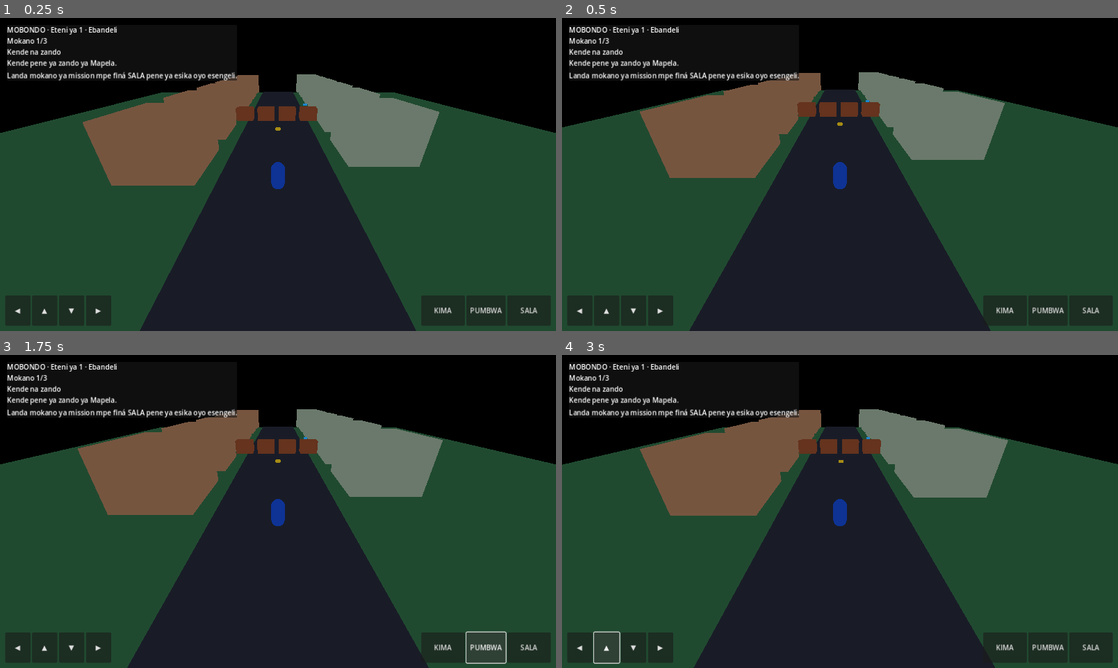
Above: before the commit, frames 1-4 (two rows, left to right).
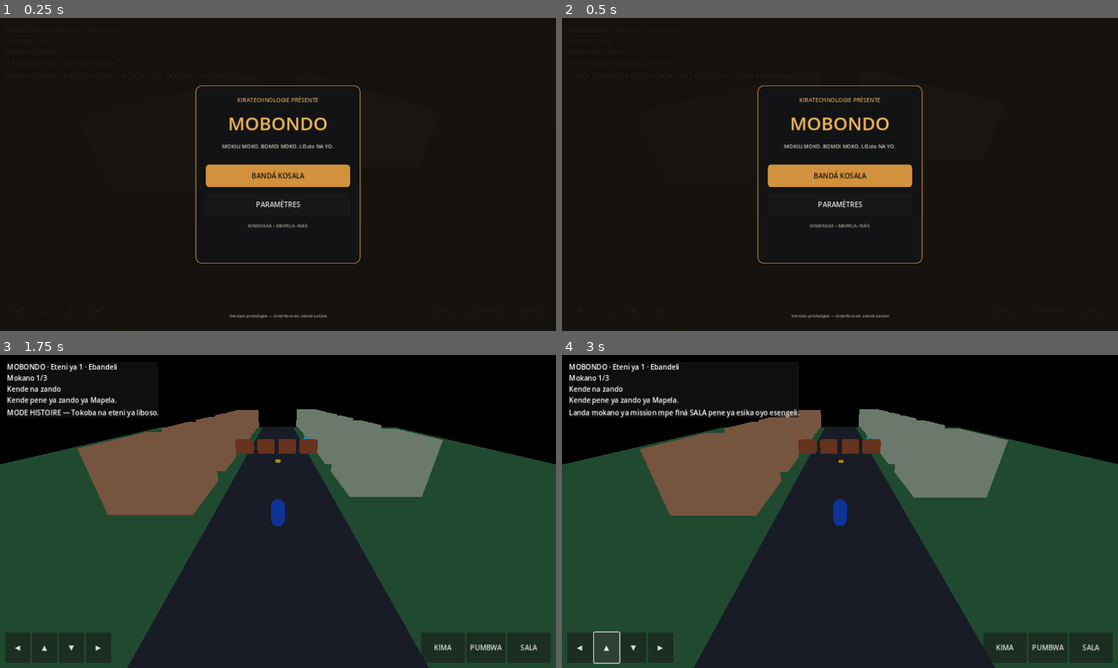
Above: after the commit, the same moments.

Repository: benimandala210-sudo/MOBONDO
Game: Godot game, scene res://scenes/main.tscn
Same seed, same stepped clock (60 frames per second), same inputs: the game is played once before the commit and once after it.
Inputs (mouse positions are in pixels of both pictures, inside the frame that each line leads up to):
- Up to frame 1 (0.25 s): no input
- Up to frame 2 (0.5 s): no input
- Up to frame 3 (1.75 s): click (278, 511) at 0.5 s, where only the run after the commit has a clickable "BANDÁ KOSALA"; click "PUMBWA" (after the commit: "MODE HISTOIRE") at 1.25 s
- Up to frame 4 (3 s): click "◀" at 2 s; click "▲" at 2.75 s

The runs differ from the first frame. In frame 1, 56% of the frame differs, in the area x 0-100%, y 2-100%; in frame 2, 56%; in frame 3, 0.7%; in frame 4, nothing differs.

Commit message:
feat: add MOBONDO main menu and mode selection

Diff:
--- a/scripts/main.gd
+++ b/scripts/main.gd
@@ -23,11 +23,19 @@
 var parcel_position := Vector3(-8, 0.5, -30)
 var market_position := Vector3(0, 0, -15)
 var parcel: MeshInstance3D
+var menu_layer: CanvasLayer
+var menu_root: Control
+var main_menu_panel: PanelContainer
+var mode_panel: PanelContainer
+var settings_panel: PanelContainer
+var menu_message: Label
+var selected_mode := "histoire"
 
 func _ready() -> void:
     _setup_world()
     _setup_player()
     _setup_ui()
+    _setup_main_menu()
     mission_manager = MISSION_MANAGER_SCRIPT.new()
     mission_manager.mission_updated.connect(_on_mission_updated)
     mission_manager.mission_completed.connect(_on_mission_completed)
@@ -167,6 +175,211 @@
     controls.add_child(action_button)
 
     _setup_dialogue_ui(layer)
+
+func _setup_main_menu() -> void:
+    menu_layer = CanvasLayer.new()
+    menu_layer.layer = 20
+    add_child(menu_layer)
+
+    menu_root = Control.new()
+    menu_root.set_anchors_and_offsets_preset(Control.PRESET_FULL_RECT)
+    menu_layer.add_child(menu_root)
+
+    var backdrop := ColorRect.new()
+    backdrop.set_anchors_and_offsets_preset(Control.PRESET_FULL_RECT)
+    backdrop.color = Color(0.035, 0.045, 0.055, 0.96)
+    menu_root.add_child(backdrop)
+
+    var glow := ColorRect.new()
+    glow.anchor_left = 0.0
+    glow.anchor_top = 0.0
+    glow.anchor_right = 1.0
+    glow.anchor_bottom = 1.0
+    glow.color = Color(0.34, 0.19, 0.07, 0.16)
+    menu_root.add_child(glow)
+
+    main_menu_panel = _create_menu_panel(menu_root)
+    var main_column := VBoxContainer.new()
+    main_column.add_theme_constant_override("separation", 14)
+    main_menu_panel.add_child(main_column)
+
+    var studio := Label.new()
+    studio.text = "KIRATECHNOLOGIE PRÉSENTE"
+    studio.horizontal_alignment = HORIZONTAL_ALIGNMENT_CENTER
+    studio.add_theme_font_size_override("font_size", 13)
+    studio.add_theme_color_override("font_color", Color(0.82, 0.61, 0.32))
+    main_column.add_child(studio)
+
+    var title := Label.new()
+    title.text = "MOBONDO"
+    title.horizontal_alignment = HORIZONTAL_ALIGNMENT_CENTER
+    title.add_theme_font_size_override("font_size", 42)
+    title.add_theme_color_override("font_color", Color(0.94, 0.72, 0.36))
+    main_column.add_child(title)
+
+    var subtitle := Label.new()
+    subtitle.text = "MOKILI MOKO. BOMOI MOKO. LISolo NA YO."
+    subtitle.horizontal_alignment = HORIZONTAL_ALIGNMENT_CENTER
+    subtitle.autowrap_mode = TextServer.AUTOWRAP_WORD_SMART
+    subtitle.add_theme_font_size_override("font_size", 12)
+    subtitle.add_theme_color_override("font_color", Color(0.86, 0.82, 0.73))
+    main_column.add_child(subtitle)
+
+    var separator := HSeparator.new()
+    main_column.add_child(separator)
+
+    var play_button := _make_menu_button("BANDÁ KOSALA", true)
+    play_button.pressed.connect(_show_mode_selection)
+    main_column.add_child(play_button)
+
+    var settings_button := _make_menu_button("PARAMÈTRES", false)
+    settings_button.pressed.connect(_show_settings)
+    main_column.add_child(settings_button)
+
+    var footer := Label.new()
+    footer.text = "KINSHASA • MAPELA–RAÏS"
+    footer.horizontal_alignment = HORIZONTAL_ALIGNMENT_CENTER
+    footer.add_theme_font_size_override("font_size", 11)
+    footer.add_theme_color_override("font_color", Color(0.68, 0.65, 0.58))
+    main_column.add_child(footer)
+
+    mode_panel = _create_menu_panel(menu_root)
+    mode_panel.visible = false
+    var mode_column := VBoxContainer.new()
+    mode_column.add_theme_constant_override("separation", 12)
+    mode_panel.add_child(mode_column)
+
+    var mode_title := Label.new()
+    mode_title.text = "PONA LOLENGE YA KOSakana"
+    mode_title.horizontal_alignment = HORIZONTAL_ALIGNMENT_CENTER
+    mode_title.add_theme_font_size_override("font_size", 21)
+    mode_title.add_theme_color_override("font_color", Color(0.94, 0.72, 0.36))
+    mode_column.add_child(mode_title)
+
+    var story_button := _make_menu_button("MODE HISTOIRE", true)
+    story_button.pressed.connect(func(): _start_game("histoire"))
+    mode_column.add_child(story_button)
+
+    var free_button := _make_menu_button("BOMOI YA LIBRE", false)
+    free_button.pressed.connect(func(): _start_game("libre"))
+    mode_column.add_child(free_button)
+
+    var back_mode := _make_menu_button("ZONGA", false)
+    back_mode.pressed.connect(_show_main_menu)
+    mode_column.add_child(back_mode)
+
+    settings_panel = _create_menu_panel(menu_root)
+    settings_panel.visible = false
+    var settings_column := VBoxContainer.new()
+    settings_column.add_theme_constant_override("separation", 12)
+    settings_panel.add_child(settings_column)
+
+    var settings_title := Label.new()
+    settings_title.text = "PARAMÈTRES"
+    settings_title.horizontal_alignment = HORIZONTAL_ALIGNMENT_CENTER
+    settings_title.add_theme_font_size_override("font_size", 22)
+    settings_title.add_theme_color_override("font_color", Color(0.94, 0.72, 0.36))
+    settings_column.add_child(settings_title)
+
+    var language_label := Label.new()
+    language_label.text = "MONƆ: LINGALA YA KINSHASA"
+    language_label.horizontal_alignment = HORIZONTAL_ALIGNMENT_CENTER
+    language_label.add_theme_color_override("font_color", Color(0.9, 0.87, 0.8))
+    settings_column.add_child(language_label)
+
+    var language_note := Label.new()
+    language_note.text = "Français : option à intégrer dans une prochaine version."
+    language_note.autowrap_mode = TextServer.AUTOWRAP_WORD_SMART
+    language_note.horizontal_alignment = HORIZONTAL_ALIGNMENT_CENTER
+    language_note.add_theme_font_size_override("font_size", 12)
+    language_note.add_theme_color_override("font_color", Color(0.72, 0.7, 0.65))
+    settings_column.add_child(language_note)
+
+    var settings_back := _make_menu_button("ZONGA", false)
+    settings_back.pressed.connect(_show_main_menu)
+    settings_column.add_child(settings_back)
+
+    menu_message = Label.new()
+    menu_message.text = "Version prototype — interface en construction"
+    menu_message.horizontal_alignment = HORIZONTAL_ALIGNMENT_CENTER
+    menu_message.add_theme_font_size_override("font_size", 10)
+    menu_message.add_theme_color_override("font_color", Color(0.7, 0.68, 0.62))
+    menu_message.anchor_left = 0.05
+    menu_message.anchor_right = 0.95
+    menu_message.anchor_top = 0.94
+    menu_message.anchor_bottom = 0.99
+    menu_root.add_child(menu_message)
+
+func _create_menu_panel(parent: Control) -> PanelContainer:
+    var panel := PanelContainer.new()
+    panel.anchor_left = 0.5
+    panel.anchor_top = 0.5
+    panel.anchor_right = 0.5
+    panel.anchor_bottom = 0.5
+    panel.offset_left = -190
+    panel.offset_top = -205
+    panel.offset_right = 190
+    panel.offset_bottom = 205
+    panel.add_theme_stylebox_override("panel", _menu_panel_style())
+    parent.add_child(panel)
+    return panel
+
+func _menu_panel_style() -> StyleBoxFlat:
+    var style := StyleBoxFlat.new()
+    style.bg_color = Color(0.07, 0.075, 0.08, 0.96)
+    style.border_color = Color(0.72, 0.48, 0.2, 0.9)
+    style.set_border_width_all(2)
+    style.set_corner_radius_all(14)
+    style.content_margin_left = 24
+    style.content_margin_right = 24
+    style.content_margin_top = 24
+    style.content_margin_bottom = 24
+    return style
+
+func _make_menu_button(caption: String, highlighted: bool) -> Button:
+    var button := Button.new()
+    button.text = caption
+    button.custom_minimum_size = Vector2(0, 52)
+    button.size_flags_horizontal = Control.SIZE_EXPAND_FILL
+    button.add_theme_font_size_override("font_size", 16)
+    if highlighted:
+        button.add_theme_color_override("font_color", Color(0.08, 0.07, 0.05))
+        button.add_theme_color_override("font_hover_color", Color(0.08, 0.07, 0.05))
+        var normal := StyleBoxFlat.new()
+        normal.bg_color = Color(0.82, 0.57, 0.24)
+        normal.set_corner_radius_all(8)
+        button.add_theme_stylebox_override("normal", normal)
+        var hover := StyleBoxFlat.new()
+        hover.bg_color = Color(0.95, 0.72, 0.36)
+        hover.set_corner_radius_all(8)
+        button.add_theme_stylebox_override("hover", hover)
+    return button
+
+func _show_mode_selection() -> void:
+    main_menu_panel.visible = false
+    mode_panel.visible = true
+    settings_panel.visible = false
+
+func _show_settings() -> void:
+    main_menu_panel.visible = false
+    mode_panel.visible = false
+    settings_panel.visible = true
+
+func _show_main_menu() -> void:
+    main_menu_panel.visible = true
+    mode_panel.visible = false
+    settings_panel.visible = false
+
+func _start_game(mode: String) -> void:
+    selected_mode = mode
+    menu_root.visible = false
+    if mode == "histoire":
+        status_label.text = "MODE HISTOIRE — Tokoba na eteni ya liboso."
+        _refresh_mission()
+    else:
+        status_label.text = "BOMOI YA LIBRE — Ozali na bonsomi ya kotambola."
+    if is_instance_valid(player):
+        player.set_physics_process(true)
 
 func _setup_dialogue_ui(layer: CanvasLayer) -> void:
     dialogue_panel = PanelContainer.new()
